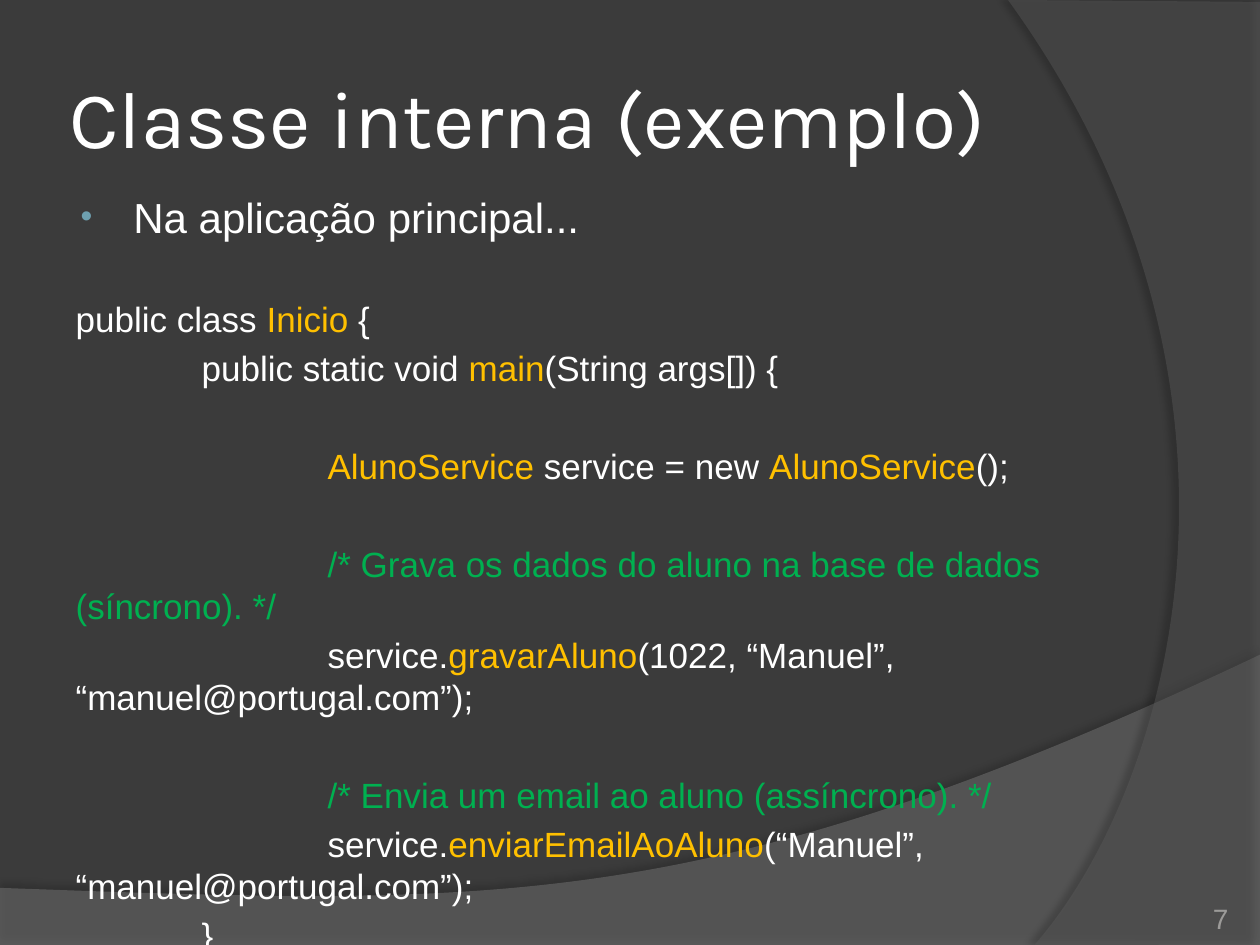
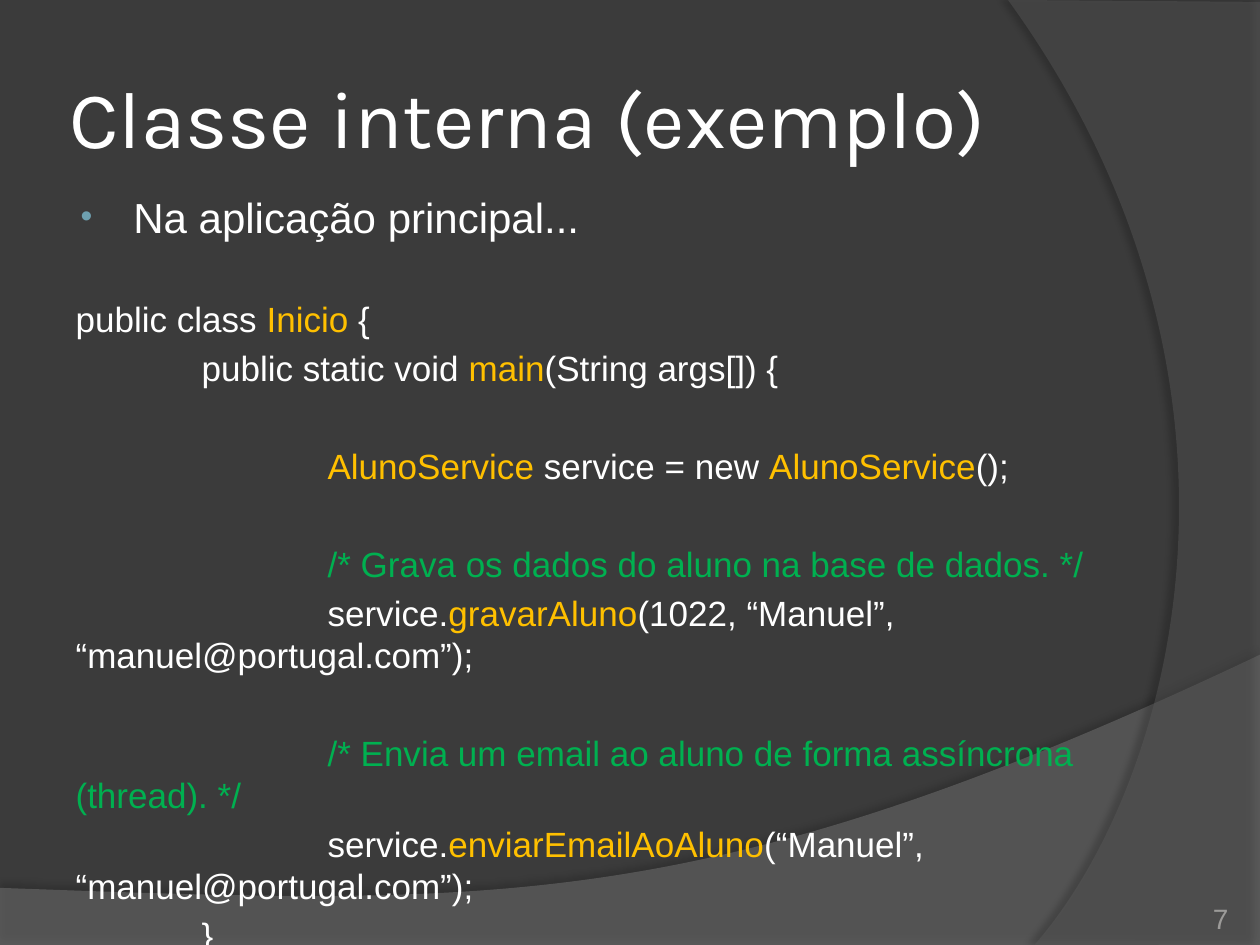
Before and after one commit to duchesqui/slzvieira-training, a slide deck: slide 7 of 2-Java-Programmer-Modulo-II/01.Capitulo01.pptx. Drawn at 1260x945 pixels with LibreOffice and Linux fonts; fonts in the diff are those of the drawing. Boxes give left, top, right and bottom in pixels: in the first picture for what was removed or moved away, otherwise in the second. Text is boxed around its words. In the diff, an @@ line names an element or a change of style, - is before the commit and + after.

```diff
--- a/2-Java-Programmer-Modulo-II/01.Capitulo01.pptx
+++ b/2-Java-Programmer-Modulo-II/01.Capitulo01.pptx
@@ text at (x1=361, y1=551, x2=1050, y2=577): text changed @@
-  /* Grava os dados do aluno na base de dados (síncrono). */
+  /* Grava os dados do aluno na base de dados. */
@@ text at (x1=76, y1=740, x2=1073, y2=815): text changed @@
-  /* Envia um email ao aluno (assíncrono). */
+  /* Envia um email ao aluno de forma assíncrona (thread). */
```
Also in this commit, not shown: 1 other file.
